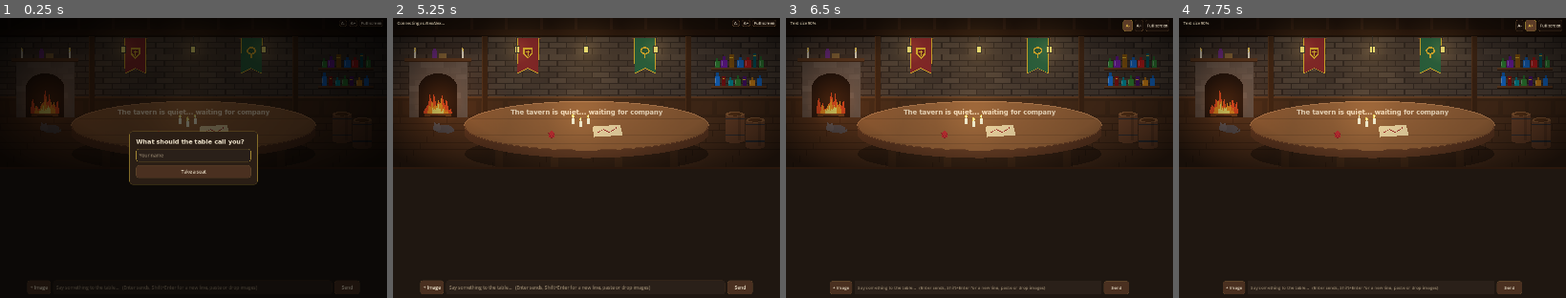
Above: before the commit, frames 1-4 (left to right).
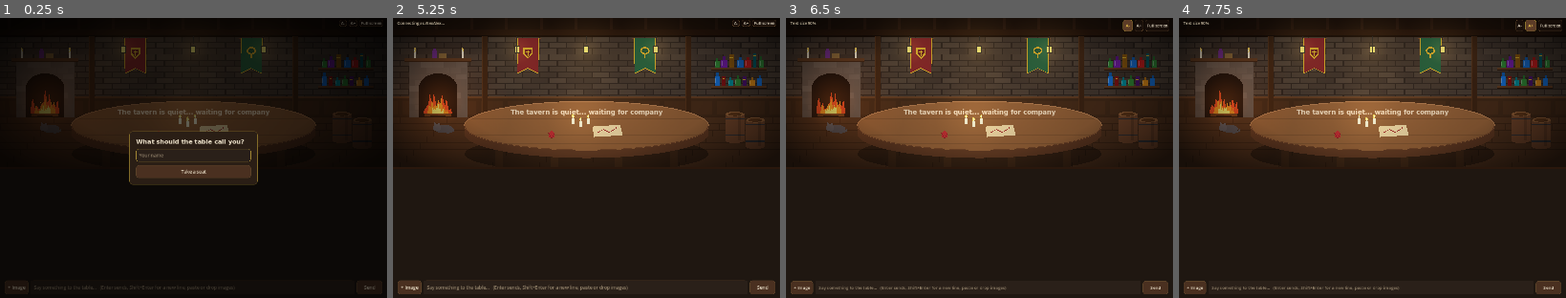
Above: after the commit, the same moments.

Repository: OzturkArda/mcp-tavern
Game: Godot game, scene res://main.tscn
Same seed, same stepped clock (60 frames per second), same inputs: the game is played once before the commit and once after it.
Inputs (mouse positions are in pixels of both pictures, inside the frame that each line leads up to):
- Up to frame 1 (0.25 s): no input
- Up to frame 2 (5.25 s): click (586, 286) at 0.52 s; type "Alex" at 0.6 s; click (586, 155) at 0.75 s; type "Alex" at 0.83 s; click "A-" at 1.25 s; click "A+" at 2 s; click "Full screen" at 2.75 s; click "+ Image" at 3.5 s; click "Send" at 4.25 s; click "Take a seat" at 5 s
- Up to frame 3 (6.5 s): click "A-" at 5.75 s
- Up to frame 4 (7.75 s): click "A-" at 6.5 s; click "A+" at 7.25 s

The runs differ from the first frame. In frame 1, 0.2% of the frame differs, in the area x 1-98%, y 95-99%; in frame 2, 1.4%; in frame 3, 1.4%, in the area x 1-99%, y 93-99%; in frame 4, 1.4%.

Commit message:
Client: full-width chat; keep the seat across relaunches
- drop the centred max-width chat column, which also shifted with text size
- save the member token after every (re)join so a relaunch resumes the seat
  instead of hitting "name taken" during the presence grace period

Co-Authored-By: Claude Opus 5.5 <noreply@anthropic.com>

Diff:
--- a/client/hub_client.gd
+++ b/client/hub_client.gd
@@ -9,6 +9,7 @@
 signal member_left(id: String)
 signal claims_changed(claims: Array)
 signal join_failed(reason: String)
+signal token_changed(token: String)
 
 var base_url := "http://127.0.0.1:4777"
 var token := ""
@@ -38,6 +39,7 @@
 			token = res["token"]
 			me = res["member"]
 			_joining = false
+			token_changed.emit(token)
 			_open_socket()
 			return
 		if int(res["status"]) == 0:
--- a/client/main.gd
+++ b/client/main.gd
@@ -14,7 +14,6 @@
 const DIM := Color("8f7f68")
 const GOLD := Color("f2c94c")
 const BASE_FONT := 15
-const MAX_CHAT_WIDTH := 1100.0
 
 var hub: HubClient
 var tavern: TavernView
@@ -32,7 +31,6 @@
 var name_edit: LineEdit
 var name_error: Label
 var file_dialog: FileDialog
-var chat_margin: MarginContainer
 var fullscreen_btn: Button
 
 var messages: Array = []
@@ -67,7 +65,6 @@
 	_build_ui()
 	_setup_window()
 	_apply_text_scale()
-	resized.connect(_fit_chat_width)
 	hub = HubClient.new()
 	add_child(hub)
 	if args.has("hub"):
@@ -79,6 +76,7 @@
 	hub.member_left.connect(_on_left)
 	hub.join_failed.connect(_on_join_failed)
 	hub.claims_changed.connect(func(list: Array) -> void: tavern.set_claims(list))
+	hub.token_changed.connect(_save_token)
 	get_window().files_dropped.connect(_on_files_dropped)
 	var saved := String(args.get("name", cfg.get_value("user", "name", "")))
 	if saved != "":
@@ -161,7 +159,6 @@
 	chat.size_flags_vertical = Control.SIZE_EXPAND_FILL
 	root.add_child(chat)
 	var margin := MarginContainer.new()
-	chat_margin = margin
 	for side in ["left", "right"]:
 		margin.add_theme_constant_override("margin_" + side, 16)
 	margin.add_theme_constant_override("margin_top", 10)
@@ -346,21 +343,11 @@
 	log_view.add_theme_font_size_override("mono_font_size", roundi(14 * text_scale))
 	input.custom_minimum_size.y = roundi(46 * text_scale)
 	HeroNode.text_scale = text_scale
-	_fit_chat_width()
 	log_dirty = true
 
 
 func _fs(base: int) -> int:
 	return roundi(base * text_scale)
-
-
-## Keeps chat lines a readable length on wide windows.
-func _fit_chat_width() -> void:
-	if not chat_margin:
-		return
-	var side := maxi(16, int((size.x - MAX_CHAT_WIDTH * text_scale) / 2.0))
-	chat_margin.add_theme_constant_override("margin_left", side)
-	chat_margin.add_theme_constant_override("margin_right", side)
 
 
 func _input(e: InputEvent) -> void:
@@ -479,9 +466,14 @@
 func _join(n: String) -> void:
 	status_label.text = "Connecting as %s..." % n
 	await hub.join(n, String(cfg.get_value("user", "token", "")))
-	if hub.token != "" and not args.has("screenshot"):
-		cfg.set_value("user", "token", hub.token)
-		cfg.save(CFG_PATH)
+
+
+## Every (re)join gets a token; saving it lets a relaunch resume the same seat.
+func _save_token(token: String) -> void:
+	if args.has("screenshot"):
+		return
+	cfg.set_value("user", "token", token)
+	cfg.save(CFG_PATH)
 
 
 func _on_join_failed(reason: String) -> void:
